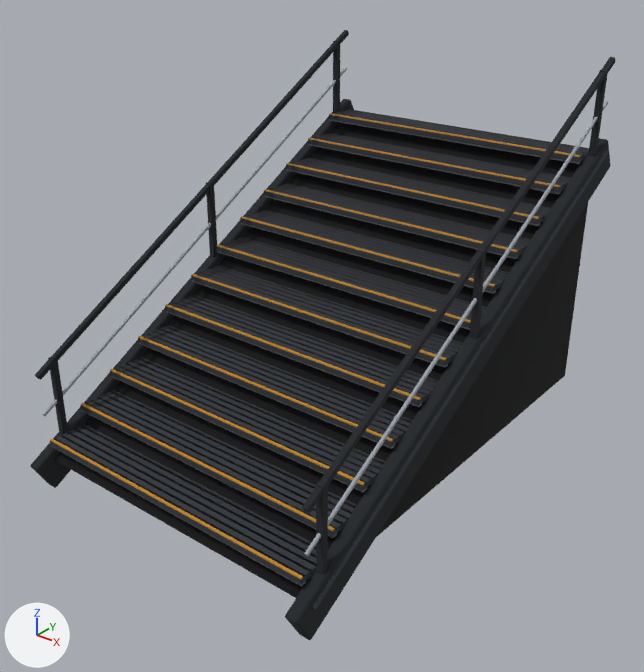
The FBX model Assets/_Project/Art/Environment/LabKit/Meshes/Stairs_Wide.fbx: old version first, new version second.
One viewpoint serves both versions: a camera (50 mm lens) standing at (5.77, -7.37, 5.59) and looking at (0.11, -0.3, 1.2). The lights are fixed; the arrows at lower left show +X, +Y and +Z. The picture after the commit comes second.

The first picture shows 'Stairs_Wide', 'Stairs_Wide_COL_Ramp'.
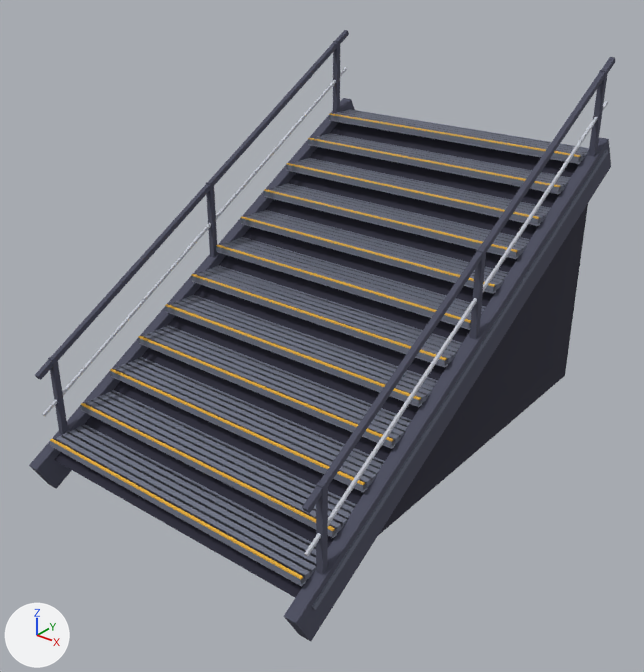
What the commit changed:
Material 'Lab_Grate' (mat_lab_grate) changes colour from dark grey #33373d to greyish blue #737889; in linear values from (0.0331, 0.0382, 0.0467) to (0.171, 0.188, 0.25).
Material 'Lab_MetalDark' (mat_lab_metaldark) changes colour from black #1f2328 to greyish blue #4c4e60; in linear values from (0.0137, 0.0168, 0.0212) to (0.0723, 0.0762, 0.117).
Material 'Lab_Hazard' (mat_lab_hazard) changes colour from orange #c08a2a to orange #e9b23c; in linear values from (0.527, 0.254, 0.0232) to (0.815, 0.445, 0.0452).
Material 'Lab_Gunmetal' (mat_lab_gunmetal) changes colour from dark grey #3a4048 to greyish blue #686d7e; in linear values from (0.0423, 0.0513, 0.0648) to (0.138, 0.153, 0.209).
Material 'Lab_Steel' (mat_lab_steel) changes colour from grey #9aa2aa to light grey #c2c6d0; in linear values from (0.323, 0.361, 0.402) to (0.539, 0.565, 0.631).
Material 'Lab_Void' (mat_lab_void) changes colour from black #08090c to dark blue #2a2a3a; in linear values from (0.00243, 0.00273, 0.00368) to (0.0232, 0.0232, 0.0423).
me_stairs_wide is used by ob_stairs_wide; location (0.0, 0.0, 0.0).
me_stairs_wide had 960 vertices, 736 faces and spanned x -1.95..1.95, y -2.93..2.93, z -0.37..4.05.
me_stairs_wide now has 928 vertices, 696 faces and spans x -1.95..1.95, y -2.93..2.93, z -0.38..4.05.
me_stairs_wide part 1: the loose piece of 24 vertices spanning x -1.93..-1.79, y -2.93..2.93, z -0.37..3.13 is rebuilt with 8 vertices and now spans x -1.93..-1.79, y -2.93..2.93, z -0.38..3.14.
me_stairs_wide part 2: the loose piece of 24 vertices spanning x 1.79..1.93, y -2.93..2.93, z -0.37..3.13 is rebuilt with 8 vertices and now spans x 1.79..1.93, y -2.93..2.93, z -0.38..3.14.

What differs and where, as boxes (x1, y1, x2, y2) in the pictures (644 x 672 px):
'Stairs_Wide', recoloured, reshaped (lighter): before (30, 30, 615, 640); after (29, 30, 615, 641)
'Stairs_Wide_COL_Ramp', recoloured: (54, 109, 588, 598) in both
part 1 of me_stairs_wide, rebuilt: before (30, 99, 354, 488); after (29, 98, 355, 489)
part 2 of me_stairs_wide, rebuilt: before (285, 138, 611, 640); after (284, 137, 611, 641)
